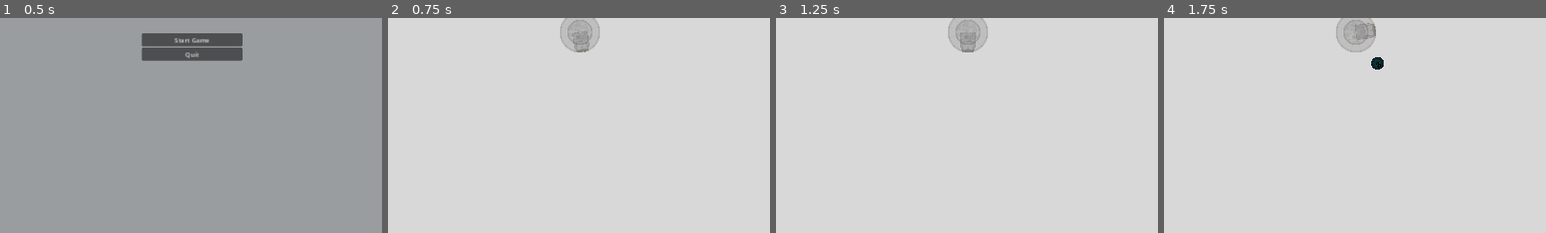
Above: before the commit, frames 1-4 (left to right).
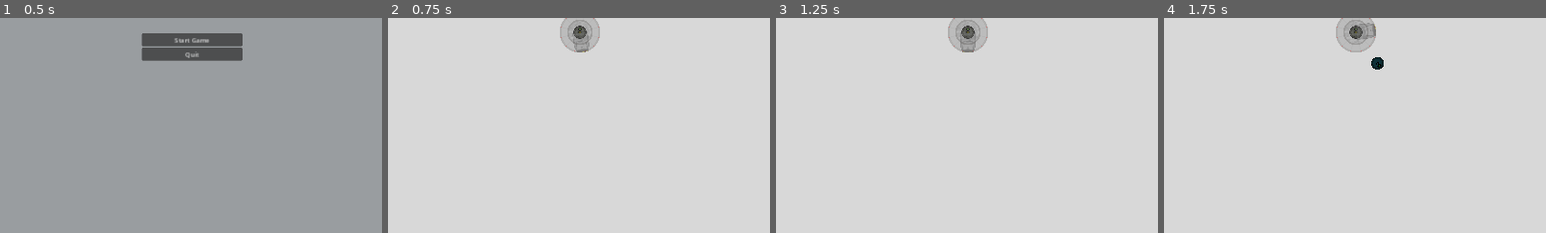
Above: after the commit, the same moments.

Repository: PlainOldNoah/DroneDeployer
Game: Godot game, scene res://main/main.tscn
The game is run twice, just before and just after one commit, with the same random seed, the same clock (stepped at 60 frames per second) and the same inputs.
Inputs (mouse positions are % of the whole screen's width and height, from its top left):
- Up to frame 1 (0.5 s): no input
- Up to frame 2 (0.75 s): click "Start Game" at 0.5 s
- Up to frame 3 (1.25 s): no input
- Up to frame 4 (1.75 s): tap Enter at 1.25 s; move the mouse to (72, 45) at 1.27 s; press the mouse at (72, 45) at 1.28 s
The pictures show only the part of the screen within x 25-75%, y 47-97%; the shares and areas given below are measured in that part.

Frame 1 is identical in both runs. In frame 2, 0.2% of the frame differs, in the area x 48-52%, y 3-10%; in frame 3, 0.2%; in frame 4, 0.2%.

Commit message:
Updated DDCCs areas and how drones, enemies, and pickups interact when them

Diff:
--- a/Drone Deployer/drone_core/ddcc.gd
+++ b/Drone Deployer/drone_core/ddcc.gd
@@ -37,9 +37,28 @@
 		var drone:Drone = DroneManager.get_and_pop_next_drone()
 		if drone != null:
 			drone.deploy(deploy_pnt.global_position, deployer.rotation)
-			drone.home_pos = self.get_global_position()
-#		else:
-#			print_debug("WARNING: no drones left in queue")
+
+
+## ----- SIGNALS -----
+
+func _on_perimeter_area_entered(area):
+	if area.is_in_group("enemy"):
+		GameplayManager.ddcc_take_hit(area.damage)
+		area.queue_free()
+	elif area.is_in_group("scrap"):
+		GameplayManager.add_scrap(area.scrap_value)
+		area.queue_free()
+
+
+func _on_perimeter_body_entered(body):
+	if body.is_in_group("drone") and body.collectable == true:
+		GameplayManager.add_scrap(body.transfer_scrap())
+		body.store()
+
+
+func _on_perimeter_body_exited(body):
+	if body.is_in_group("drone"):
+		body.collectable = true
 
 
 func _on_collection_range_body_entered(body):
@@ -47,24 +66,6 @@
 		body.ddcc_collection_range_entered()
 
 
-func _on_collection_range_body_exited(body):
-	if body.is_in_group("drone"):
-		body.ddcc_collection_range_exited()
-
-
-func _on_core_area_body_entered(body):
-	if body.is_in_group("drone"):
-		GameplayManager.add_scrap(body.transfer_scrap())
-		body.store()
-
-
-func _on_core_area_area_entered(area):
-	if area.is_in_group("enemy"):
-		GameplayManager.ddcc_take_hit(area.damage)
-		area.queue_free()
-
-
-func _on_arming_range_body_exited(_body):
-	pass
-#	if body.is_in_group("drone"):
-#		body.ddcc_arming_range_exited()
+func _on_collection_range_area_entered(area): # TODO
+	if area.is_in_group("scrap"):
+		print("SCRAP IN AREA")
--- a/Drone Deployer/drone_core/ddcc.tscn
+++ b/Drone Deployer/drone_core/ddcc.tscn
@@ -24,20 +24,20 @@
 region = Rect2(0, 792, 264, 264)
 
 [sub_resource type="CircleShape2D" id="CircleShape2D_yahjk"]
-radius = 36.0555
+radius = 71.1758
 
 [sub_resource type="CircleShape2D" id="CircleShape2D_qk2ho"]
 radius = 132.0
 
 [sub_resource type="CircleShape2D" id="CircleShape2D_kmesp"]
-radius = 264.0
+radius = 512.0
 
 [node name="DDCC" type="Node2D"]
 editor_description = "Drone Deploying Control Core. Central HUB that deploys drones and serves as the \"character\""
-modulate = Color(1, 1, 1, 0.282353)
 script = ExtResource("1_g45i4")
 
 [node name="Sprites" type="Node2D" parent="."]
+modulate = Color(1, 1, 1, 0.313726)
 
 [node name="Base" type="Sprite2D" parent="Sprites"]
 texture = SubResource("AtlasTexture_luq3b")
@@ -67,21 +67,21 @@
 z_index = 35
 texture = SubResource("AtlasTexture_usjbi")
 
-[node name="CoreArea" type="Area2D" parent="."]
+[node name="Core" type="Area2D" parent="."]
 z_index = 1
 collision_layer = 0
 collision_mask = 6
 
-[node name="CollisionShape2D" type="CollisionShape2D" parent="CoreArea"]
+[node name="CollisionShape2D" type="CollisionShape2D" parent="Core"]
 shape = SubResource("CircleShape2D_yahjk")
 debug_color = Color(0.764706, 0.172549, 1, 0.0980392)
 
-[node name="ArmingRange" type="Area2D" parent="."]
+[node name="Perimeter" type="Area2D" parent="."]
 z_index = 1
 collision_layer = 0
-collision_mask = 2
+collision_mask = 38
 
-[node name="CollisionShape2D" type="CollisionShape2D" parent="ArmingRange"]
+[node name="CollisionShape2D" type="CollisionShape2D" parent="Perimeter"]
 shape = SubResource("CircleShape2D_qk2ho")
 debug_color = Color(0.835294, 0.388235, 0, 0.0980392)
 
@@ -92,10 +92,10 @@
 
 [node name="CollisionShape2D" type="CollisionShape2D" parent="CollectionRange"]
 shape = SubResource("CircleShape2D_kmesp")
-debug_color = Color(0, 0.6, 0.701961, 0.0980392)
+debug_color = Color(0, 0.6, 0.701961, 0.117647)
 
-[connection signal="area_entered" from="CoreArea" to="." method="_on_core_area_area_entered"]
-[connection signal="body_entered" from="CoreArea" to="." method="_on_core_area_body_entered"]
-[connection signal="body_exited" from="ArmingRange" to="." method="_on_arming_range_body_exited"]
+[connection signal="area_entered" from="Perimeter" to="." method="_on_perimeter_area_entered"]
+[connection signal="body_entered" from="Perimeter" to="." method="_on_perimeter_body_entered"]
+[connection signal="body_exited" from="Perimeter" to="." method="_on_perimeter_body_exited"]
+[connection signal="area_entered" from="CollectionRange" to="." method="_on_collection_range_area_entered"]
 [connection signal="body_entered" from="CollectionRange" to="." method="_on_collection_range_body_entered"]
-[connection signal="body_exited" from="CollectionRange" to="." method="_on_collection_range_body_exited"]
--- a/Drone Deployer/drone_core/drone.gd
+++ b/Drone Deployer/drone_core/drone.gd
@@ -124,9 +124,9 @@
 			set_process(false)
 			set_physics_process(false)
 			disable_collision_shapes(true, true)
-			set_visible(false)
+#			set_visible(false)
 			set_velocity_from_vector(Vector2i.ZERO, 0)
-			global_position = Vector2.ZERO
+			global_position = home_pos
 
 		STATES.STOPPED: # Non-moving, ie battery dead
 			set_physics_process(false)
@@ -171,8 +171,9 @@
 		go_to(home_pos)
 
 
-func ddcc_collection_range_exited():
-	collectable = true
+## Set the drone to collectable when outside the range
+#func ddcc_perimeter_exited():
+#	collectable = true
 
 
 ## Handles enemies that collide with the "body"
--- a/Drone Deployer/enemies/base_enemy.gd
+++ b/Drone Deployer/enemies/base_enemy.gd
@@ -10,7 +10,6 @@
 	set(new_health):
 		health = clampi(new_health, 0, max_hp)
 		if health <= 0:
-			print(self, " = Died @ ", self.global_position)
 			emit_signal("died", self)
 	get:
 		return health
--- a/Drone Deployer/enemies/enemy_manager.gd
+++ b/Drone Deployer/enemies/enemy_manager.gd
@@ -26,7 +26,7 @@
 	for i in enemy_waves.keys():
 		enemy_wave_times.append(i)
 	enemy_wave_times.sort()
-	print(enemy_wave_times)
+#	print(enemy_wave_times)
 
 
 ## Create and add an instance of an enemy
--- a/Drone Deployer/lvl_objects/base_pickup.gd
+++ b/Drone Deployer/lvl_objects/base_pickup.gd
@@ -2,10 +2,24 @@
 
 @export_range(0,999,0.5) var points := 1.0
 
-var attract_force:int = 40
-var target_body:Node = null
+var attract_force:int = 20
 var acceleration:Vector2 = Vector2.ZERO
 var velocity:Vector2 = Vector2.ZERO
+
+var target_body:Node = null:
+	set(new_body):
+		target_body = new_body
+#		if target_body != null:
+#			magnet_active = magnet_active
+
+#var magnet_active:bool = false:
+#	set(new_value):
+#		magnet_active = new_value
+#		if not magnet_active:
+#			set_physics_process(false)
+#		else:
+#			if target_body != null:
+#				set_physics_process(true)
 
 
 func _ready():
@@ -29,7 +43,7 @@
 	position += velocity
 
 
-# Moves to the paramaterized body
+## Activates physics process and sets a new target body
 func magnet_towards(new_body:Node):
 	set_physics_process(true)
 	target_body = new_body
--- a/Drone Deployer/main/gameplay_manager.gd
+++ b/Drone Deployer/main/gameplay_manager.gd
@@ -62,7 +62,6 @@
 var current_scrap:int = 0:
 	set(new_value):
 		current_scrap = new_value
-		print("Current Scrap: ", current_scrap)
 		emit_signal("curr_scrap_updated", current_scrap)
 
 ## Toggle if the [DDCC] should be allowed to take damage, used for debugging
--- a/Drone Deployer/ui/gameboard.gd
+++ b/Drone Deployer/ui/gameboard.gd
@@ -59,6 +59,8 @@
 ## Adds the object to the lvl_obj node
 func add_node_to_lvl_obj(object:Node):
 	lvl_obj.call_deferred("add_child", object)
+	if object is Drone:
+		object.home_pos = ddcc.get_global_position()
 
 
 ## Spawns and places an enemy on the gameboard
